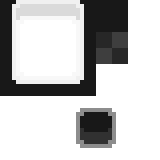
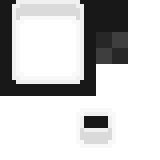
Before/after of a 160 x 160 layered artwork. What changed in the layer stack:
painted on "Layer 1" over [left=76, top=108, right=116, bottom=148]
